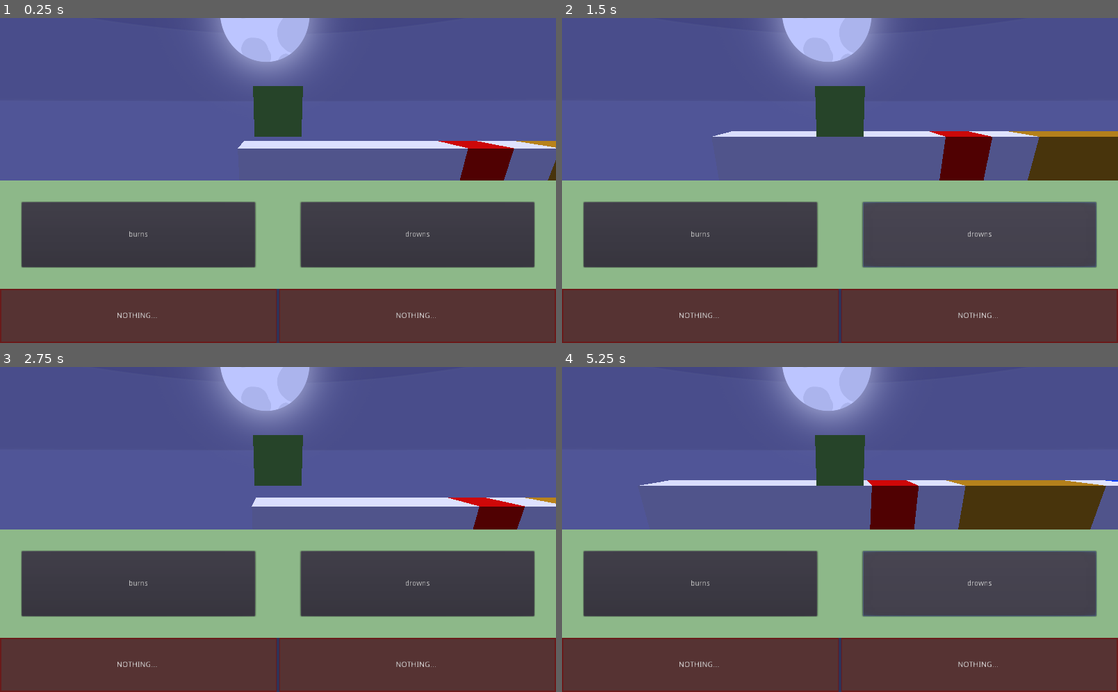
Above: before the commit, frames 1-4 (two rows, left to right).
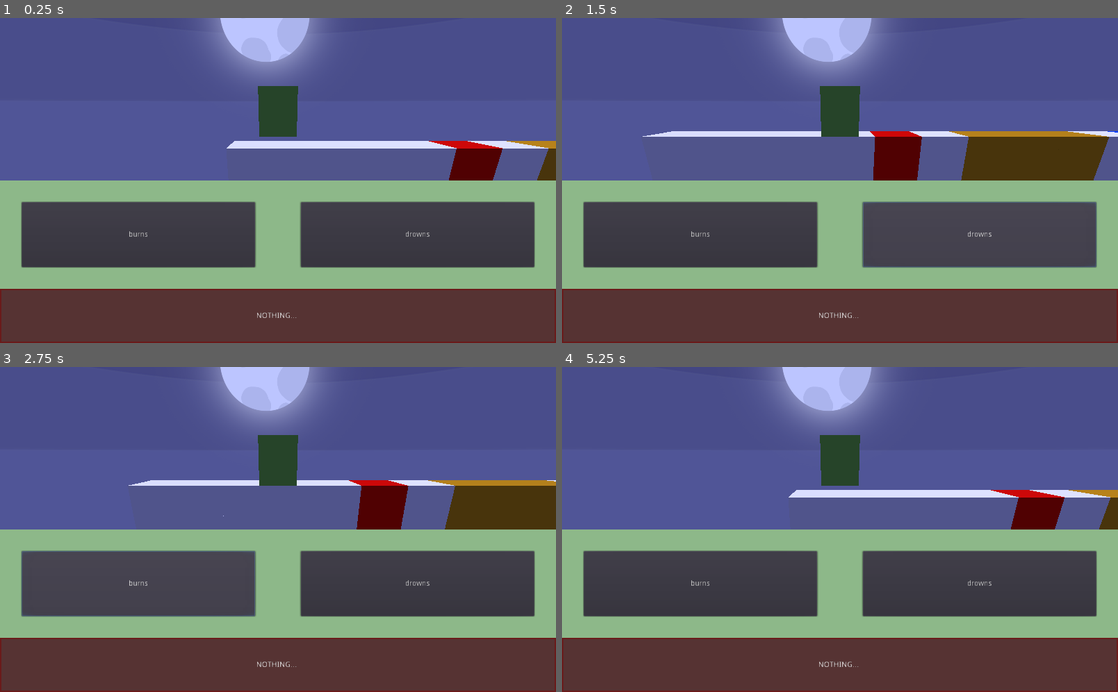
Above: after the commit, the same moments.

Repository: adngdb/ldjam45
Game: Godot game, scene res://Scenes/Main.tscn
The game is run twice, just before and just after one commit, with the same random seed, the same clock (stepped at 60 frames per second) and the same inputs.
Inputs:
- Up to frame 1 (0.25 s): no input
- Up to frame 2 (1.5 s): click "burns" at 0.5 s; click "drowns" at 1.25 s
- Up to frame 3 (2.75 s): click "burns" at 2 s
- Up to frame 4 (5.25 s): click "drowns" at 2.75 s; click "burns" at 3.5 s; click "drowns" at 4.25 s

The runs differ from the first frame. In frame 1, 1.3% of the frame differs, in the area x 21-100%, y 20-100%; in frame 2, 4.9%; in frame 3, 6.3%; in frame 4, 7.3%, in the area x 14-100%, y 20-100%.

Commit message:
Smaller and faster player, only one Nothing.

Diff:
--- a/Scenes/Player.tscn
+++ b/Scenes/Player.tscn
@@ -2,9 +2,11 @@
 
 [ext_resource path="res://Scripts/Player.gd" type="Script" id=1]
 
-[sub_resource type="BoxShape" id=4]
+[sub_resource type="BoxShape" id=1]
+extents = Vector3( 0.8, 1, 1 )
 
 [sub_resource type="CubeMesh" id=2]
+size = Vector3( 1.6, 2, 2 )
 
 [sub_resource type="SpatialMaterial" id=3]
 albedo_color = Color( 0.47451, 0.807843, 0.282353, 1 )
@@ -12,10 +14,10 @@
 [node name="Player" type="KinematicBody"]
 collision_mask = 6
 script = ExtResource( 1 )
-motion = Vector3( 3, -2, 0 )
+motion = Vector3( 5, -2, 0 )
 
 [node name="CollisionShape" type="CollisionShape" parent="."]
-shape = SubResource( 4 )
+shape = SubResource( 1 )
 
 [node name="MeshInstance" type="MeshInstance" parent="."]
 mesh = SubResource( 2 )
--- a/Scripts/State.gd
+++ b/Scripts/State.gd
@@ -14,7 +14,7 @@
 	},
 }
 
-var ruleSlots = 2
+var ruleSlots = 1
 
 var rules_available = [
 	Rule.NOTHING_BURNS,
